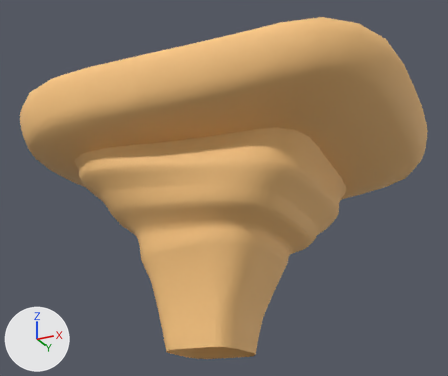
The FBX model Assets/Models/Environment/RocksAndPillars/RockyPlatePlatform.fbx as it was, and as the next commit left it.
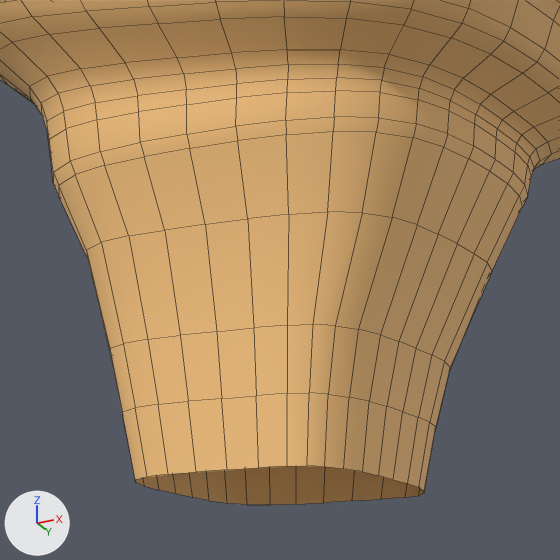
Each version appears first whole from a camera (50 mm lens) standing at (3.84, -7.38, -1.03) and looking at (0.21, -0.12, 2.24), and next in a close-up on the part from 28% to 66% of the width and 54% to 100% of the height. Arrows for +X, +Y and +Z are at lower left; the lights stay in place. The close-ups show mesh edges as thin lines. Where no turn or scale is listed for an object, it has been applied to the vertices.

Objects in the first close-up: 'RockyPlateLeg'.
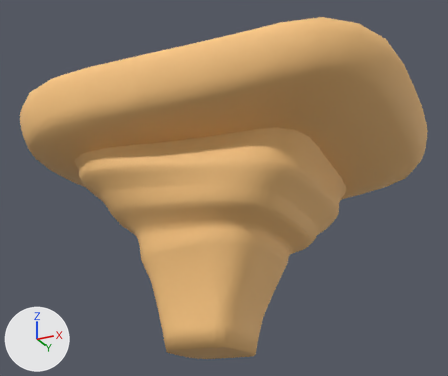
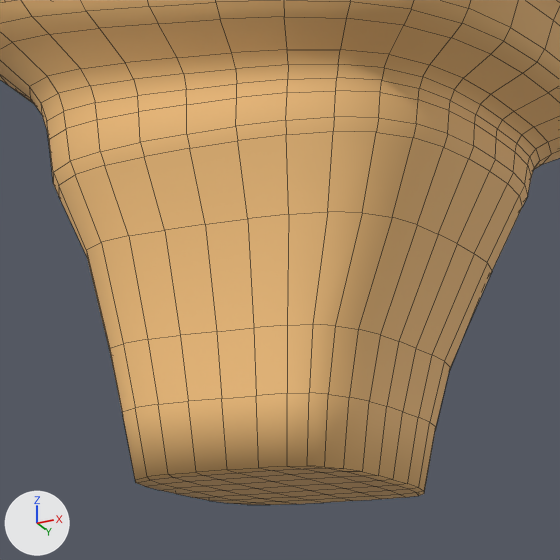
Location of each change, (x1, y1, x2, y2) in pixels of the close-ups (560 x 560 px):
part 1 of me_cube_042, added (brown): after (135, 466, 424, 505)

Edits to the bpy script that builds the scene:
```text
Change me_cube_042:
    used by ob_rockyplateleg; location = (0.0, 0.0, 0.0)
    remove me_cube_042.from_pydata(...)  # 640 vertices, 608 faces; spans x -1.61..1.72, y -1.63..1.8, z 0.0..2.46
    add me_cube_042.from_pydata(...)  # 689 vertices, 672 faces; spans x -1.61..1.72, y -1.63..1.8, z 0.0..2.46
    me_cube_042 part 1
    39 vertices are added at x -0.43..0.4, y -0.45..0.44, z 0.0
    5 new vertices lie (0.16, 0.0, 0.0) away from vertices in x -0.15, y -0.32..0.31, z 0.0
    5 new vertices lie (0.16, 0.0, 0.0) away from vertices in x 0.01, y -0.32..0.31, z 0.0
    64 new faces join them
```
